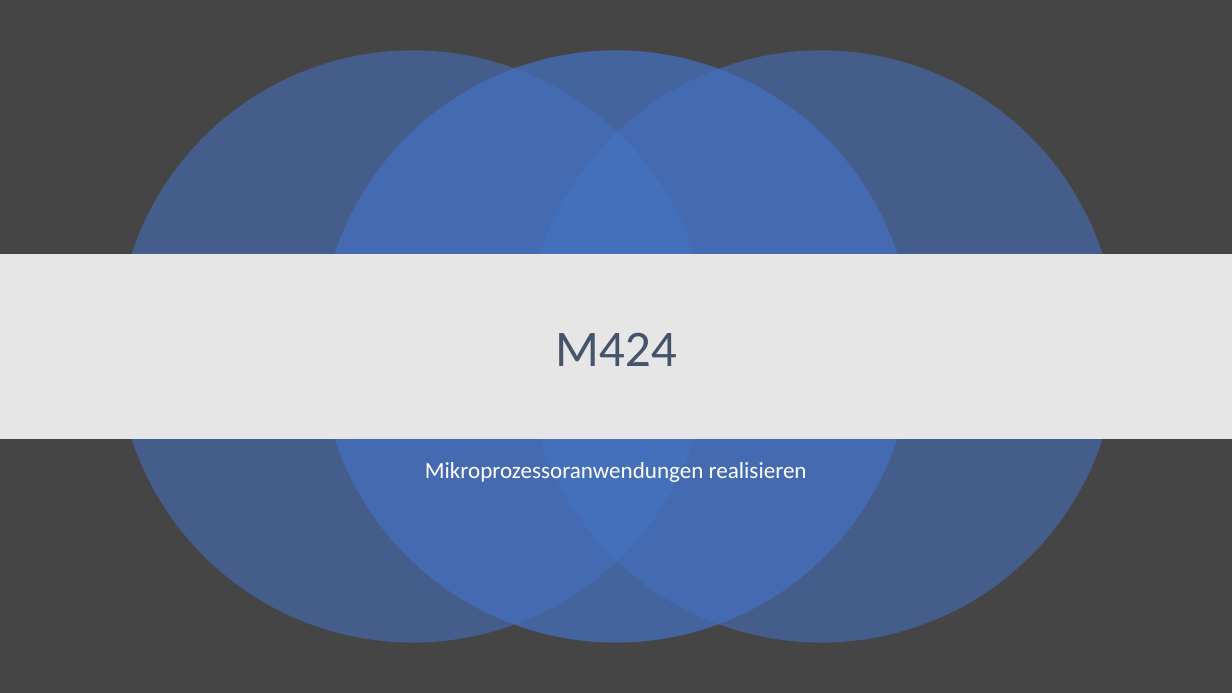
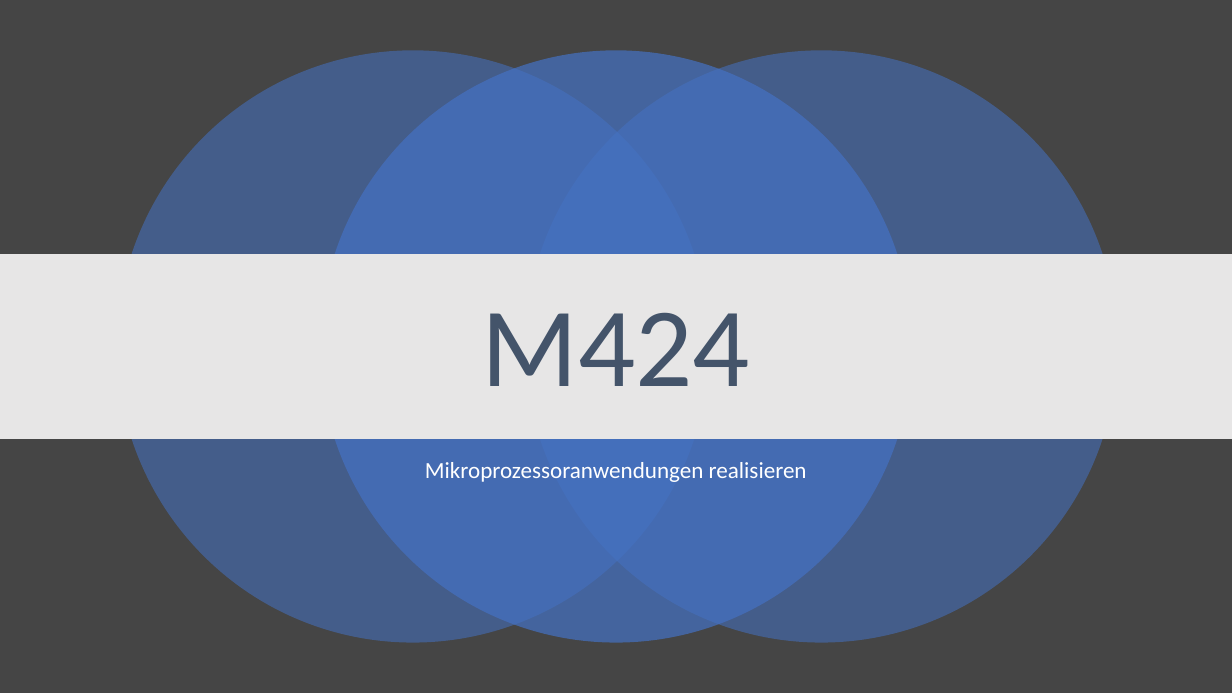
Before and after one commit to chrisoco/M242-Arduino, a slide deck: slide 1 of Docs/M424_OConnor_Presentation.pptx. Drawn at 1232x693 pixels with LibreOffice and Linux fonts; fonts in the diff are those of the drawing. Boxes give left, top, right and bottom in pixels: in the first picture for what was removed or moved away, otherwise in the second. Text is boxed around its words. In the diff, an @@ line names an element or a change of style, - is before the commit and + after.

```diff
--- a/Docs/M424_OConnor_Presentation.pptx
+++ b/Docs/M424_OConnor_Presentation.pptx
@@ title "M424" at bbox=[482, 312, 750, 386]: size 40 to 88 pt @@
```
Also in this commit, not shown: 2 other files.
